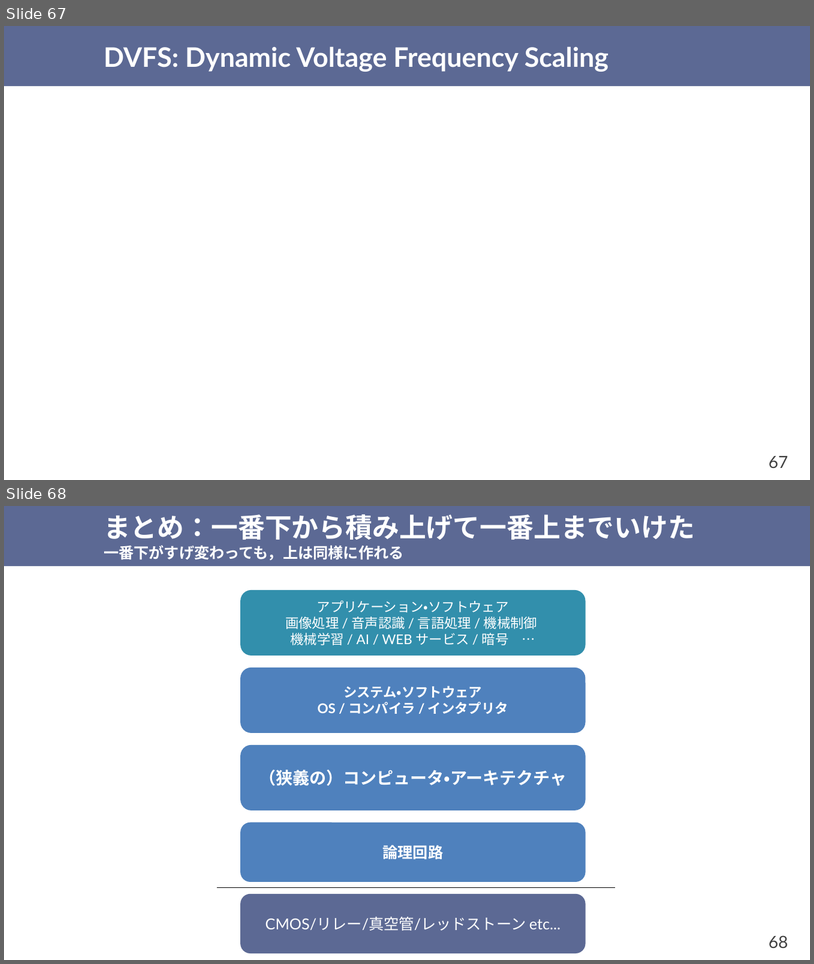
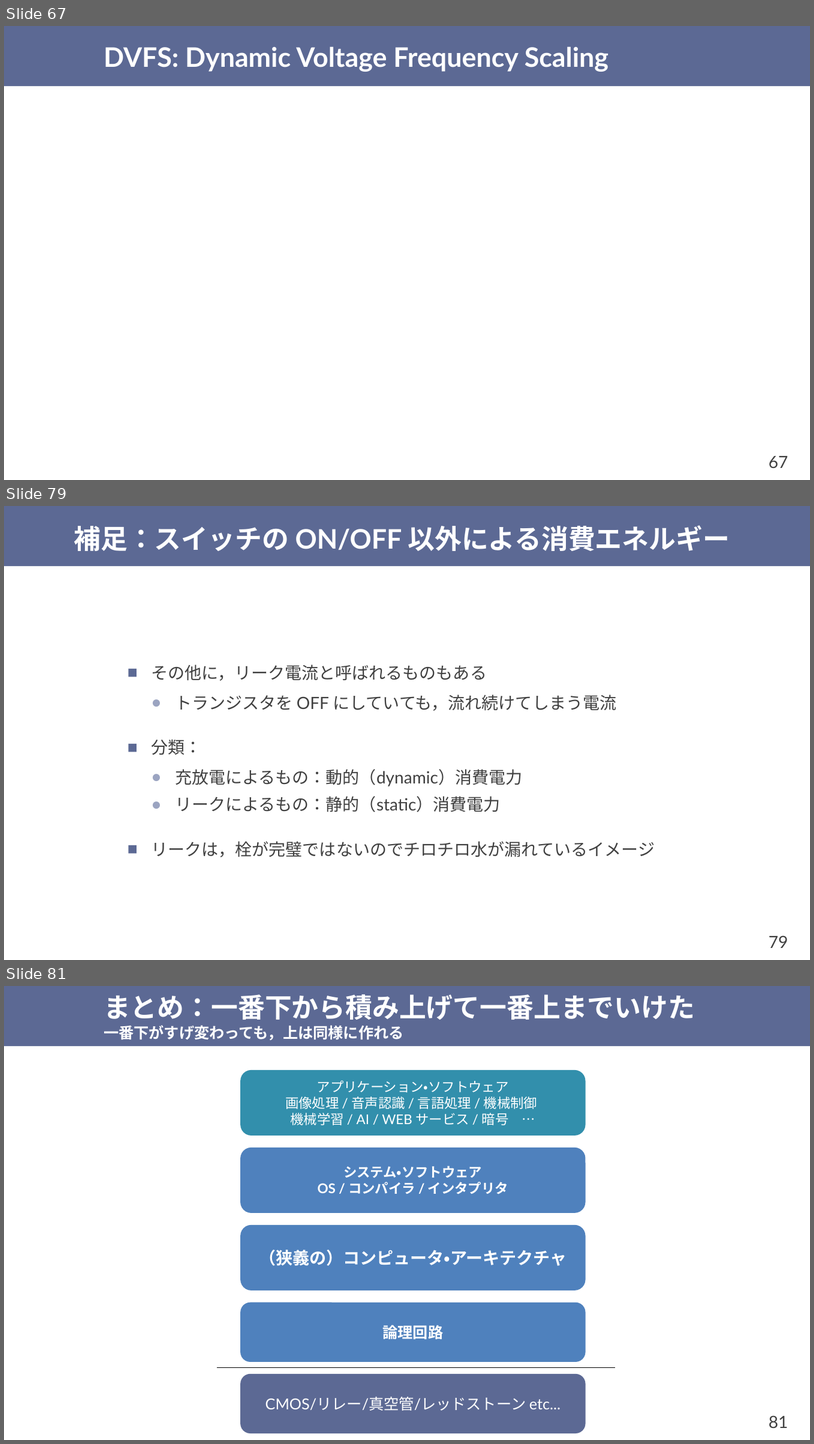
Before and after one commit to shioyadan/otya-computer-architecture-i, a slide deck: cai-shioya-04.pptx. Shown one above the other, each under a label of ours: slides 67 and 68 before the commit, slides 67, 79 and 81 after it; the slides between them are not shown. The pictures are 814x964 and 814x1444 pixels, drawn with LibreOffice and Linux fonts; fonts in the diff are those of the drawing; grey boxes stand for pictures. Boxes give left, top, right and bottom in pixels: in the first picture for what was removed or moved away, otherwise in the second. Text is boxed around its words. In the diff, an @@ line names an element or a change of style, - is before the commit and + after.

```diff
--- a/cai-shioya-04.pptx
+++ b/cai-shioya-04.pptx
@@ slide 79 added at (4,506,810,960), background #FFFFFF; not listed: 2 template elements that a slide beside it also shows @@
@@ title added at (74,525,730,551), 32 pt, text #FFFFFF, bold @@
+補足：スイッチの ON/OFF 以外による消費エネルギー
@@ text added at (152,664,656,857), 20 pt, text #404040 @@
+■ その他に，リーク電流と呼ばれるものもある
+  ● トランジスタを OFF にしていても，流れ続けてしまう電流
+■ 分類：
+  ● 充放電によるもの：動的（dynamic）消費電力
+  ● リークによるもの：静的（static）消費電力
+■ リークは，栓が完璧ではないのでチロチロ水が漏れているイメージ
@@ what was slide 68 is now slide 81 @@
@@ page number at (769,1415,789,1428): text changed @@
-68
+81
```
Also in this commit, not shown: 1 slide changed, 12 other slides added, 1 other file.
